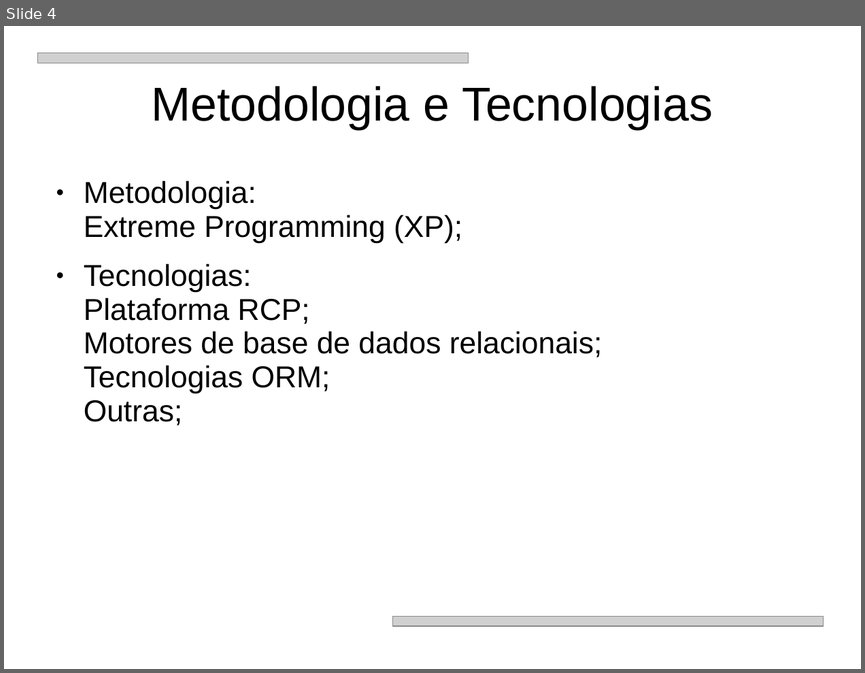
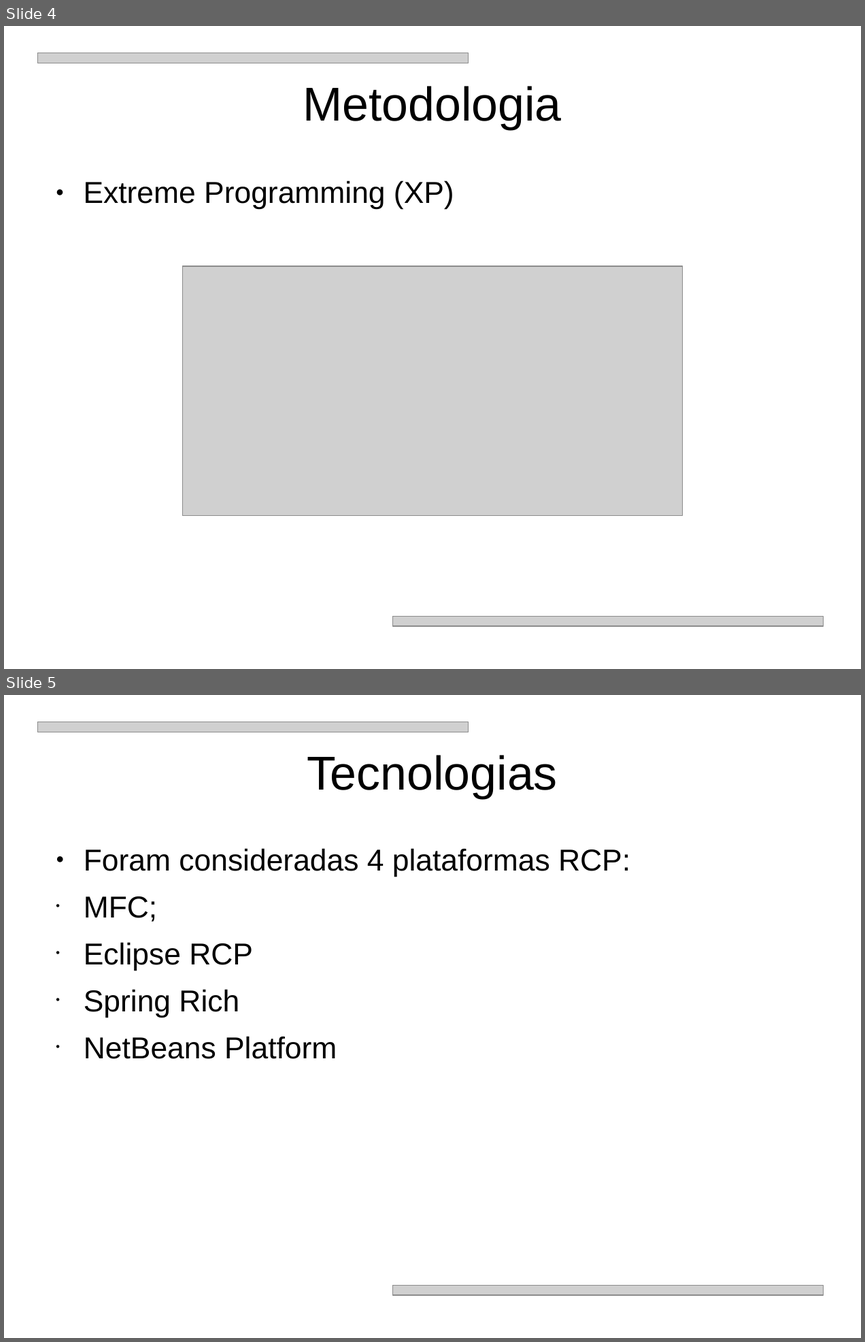
Before and after one commit to BackupTheBerlios/jfindmyfiles-svn, a slide deck: trunk/apresentacao.ppt. Shown one above the other, each under a label of ours: slide 4 before the commit, slides 4 and 5 after it. The pictures are 865x673 and 865x1342 pixels, drawn with LibreOffice and Linux fonts; fonts in the diff are those of the drawing; grey boxes stand for pictures. Boxes give left, top, right and bottom in pixels: in the first picture for what was removed or moved away, otherwise in the second. Text is boxed around its words. In the diff, an @@ line names an element or a change of style, - is before the commit and + after.

```diff
--- a/trunk/apresentacao.ppt
+++ b/trunk/apresentacao.ppt
@@ slide 5 added at (4, 695, 861, 1338), background #FFFFFF @@
@@ picture added at (37, 722, 468, 732) @@
@@ title added at (307, 755, 558, 799), 44 pt, text #000000 @@
+Tecnologias
@@ text added at (84, 848, 630, 1059), 28 pt, text #000000 @@
+● Foram consideradas 4 plataformas RCP:
+• MFC;
+• Eclipse RCP
+• Spring Rich
+• NetBeans Platform
@@ picture added at (393, 1285, 823, 1295) @@
@@ slide 4 changed as well @@
@@ title at (303, 86, 561, 130): text changed @@
-Metodologia e Tecnologias
+Metodologia
@@ text at (84, 180, 454, 210): text changed @@
-● Metodologia:
-  Extreme Programming (XP);
-● Tecnologias:
-  Plataforma RCP;
-  Motores de base de dados relacionais;
-  Tecnologias ORM;
-  Outras;
+● Extreme Programming (XP)
@@ picture added at (183, 266, 683, 516) @@
```
Also in this commit, not shown: 1 slide removed.
